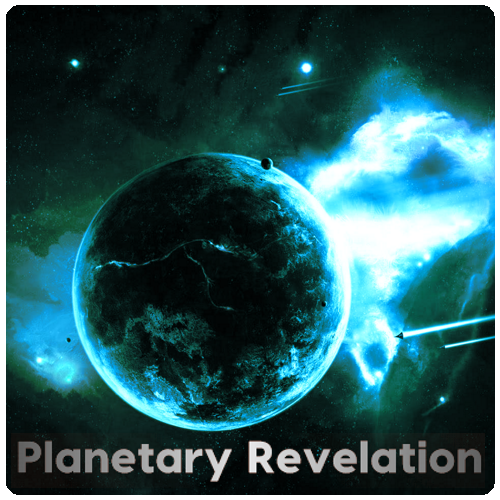
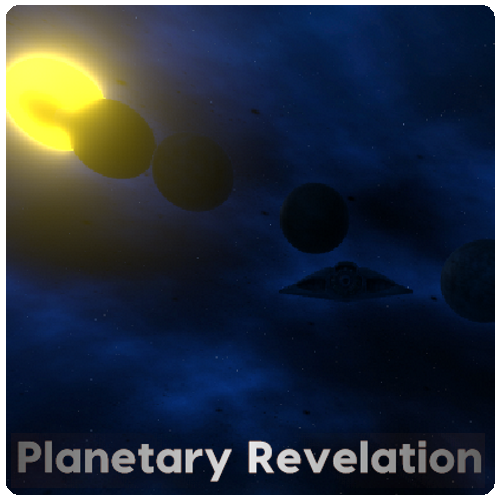
Layer changes from the first 500 × 500 image to the second:
painted on "Text" over [6, 408, 495, 495]
painted on "BG" over [6, 5, 495, 495]
